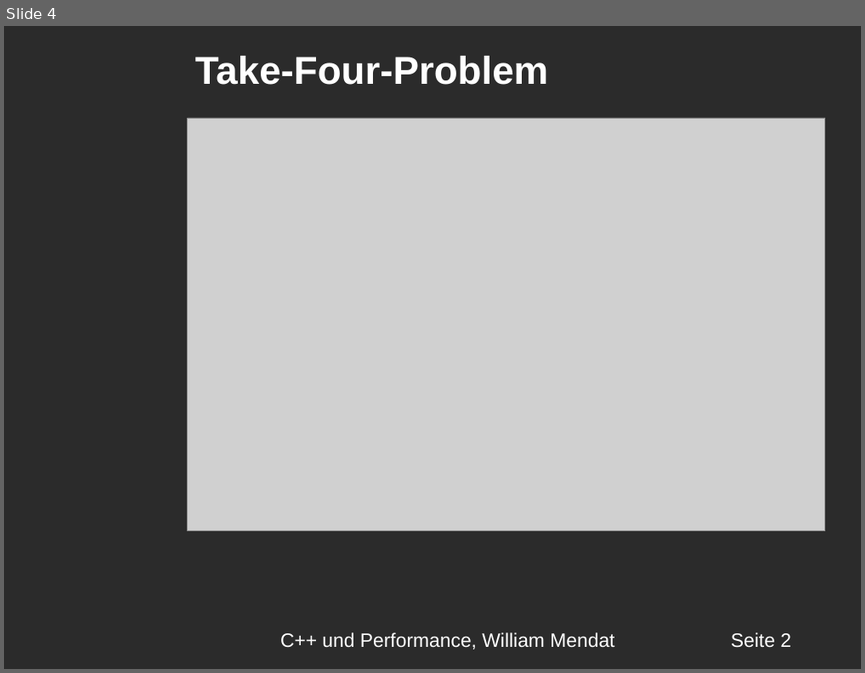
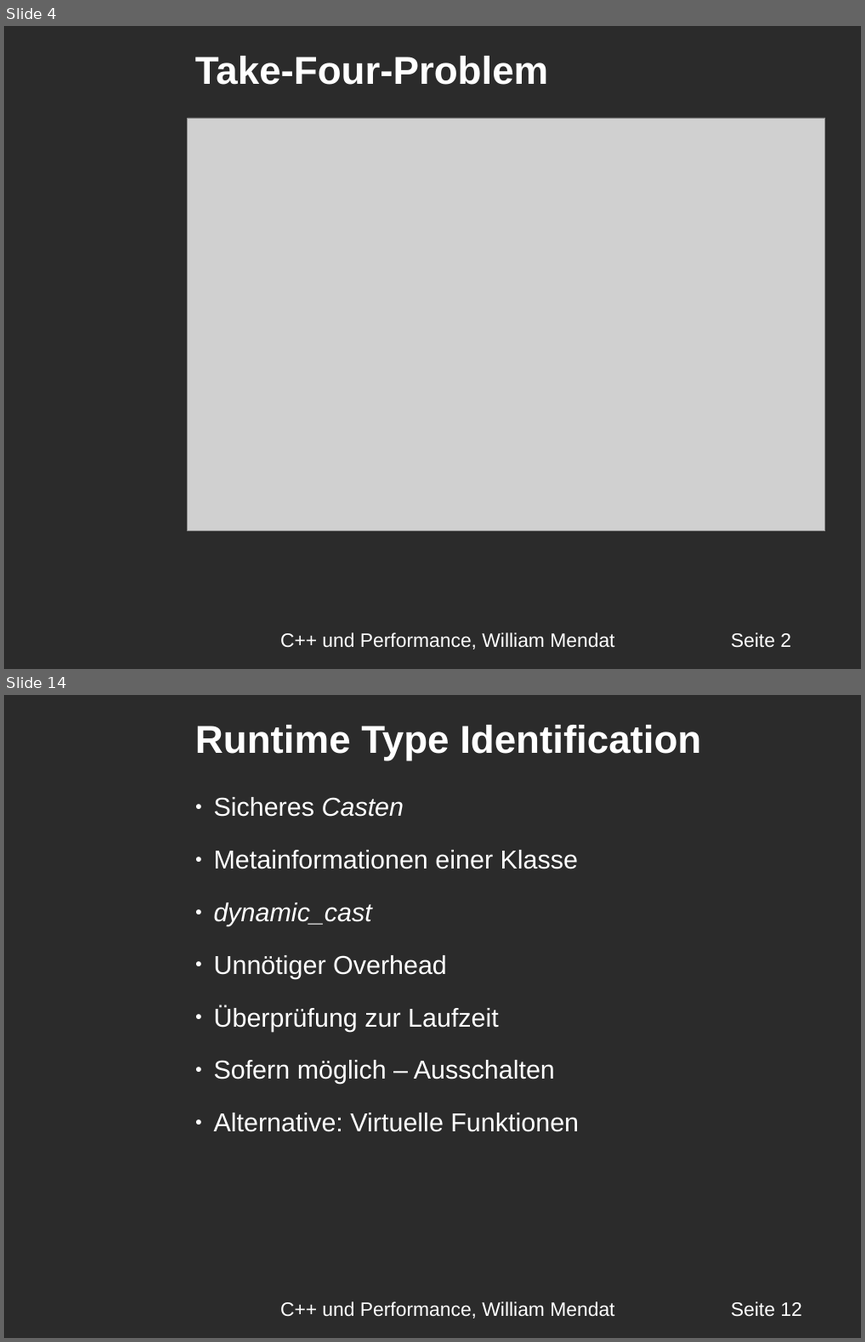
Before and after one commit to williammendat/Seminar_Neue_Technologien, a slide deck: Präsentation/Präsentation.odp. Shown one above the other, each under a label of ours: slide 4 before the commit, slides 4 and 14 after it; the slides between them are not shown. The pictures are 865x673 and 865x1342 pixels, drawn with LibreOffice and Linux fonts; fonts in the diff are those of the drawing; grey boxes stand for pictures; background and template pictures are left out; a plain dark background stands for a picture behind light text. Boxes give left, top, right and bottom in pixels: in the first picture for what was removed or moved away, otherwise in the second. Text is boxed around its words. In the diff, an @@ line names an element or a change of style, - is before the commit and + after.

```diff
--- a/Präsentation/Präsentation.odp
+++ b/Präsentation/Präsentation.odp
@@ slide 14 added at bbox=[4, 695, 861, 1338], background picture (left out) @@
@@ text added at bbox=[195, 725, 701, 760], 36 pt, text #FFFFFF, bold @@
+Runtime Type Identification
@@ text added at bbox=[214, 797, 579, 1132], 24 pt, text #FFFFFF @@
+● Sicheres Casten
+● Metainformationen einer Klasse
+● dynamic_cast
+● Unnötiger Overhead
+● Überprüfung zur Laufzeit
+● Sofern möglich – Ausschalten
+● Alternative: Virtuelle Funktionen
@@ text added at bbox=[280, 1301, 614, 1318], 18 pt, text #FFFFFF @@
+C++ und Performance, William Mendat
@@ text added at bbox=[731, 1301, 801, 1316], 18 pt, text #FFFFFF @@
+Seite 12
```
Also in this commit, not shown: 21 other slides added, 17 slides removed, 2 other files.
